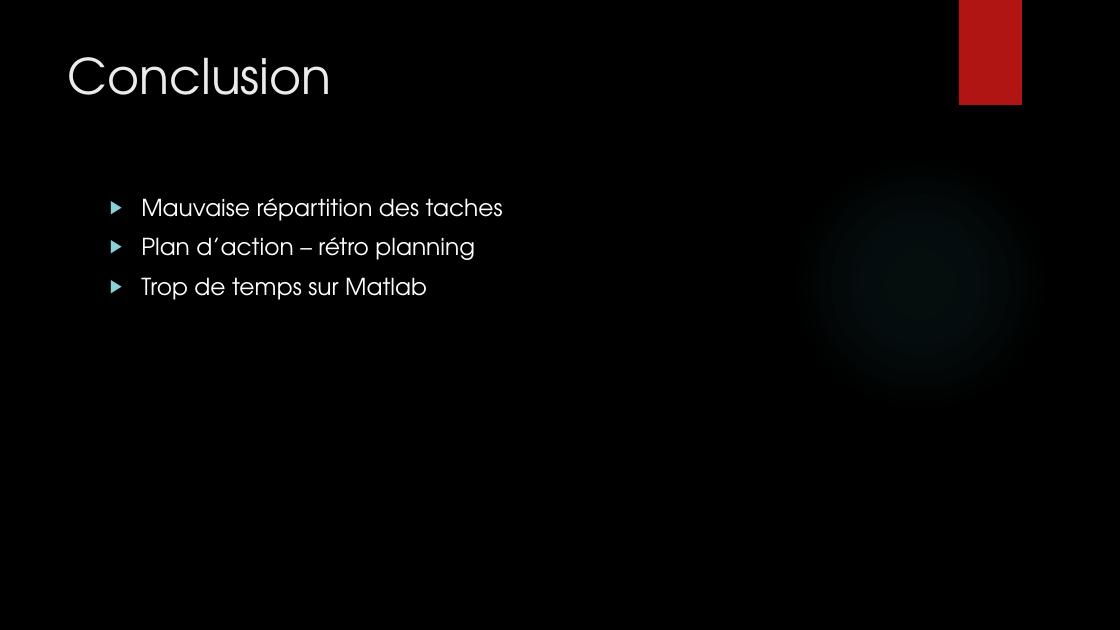
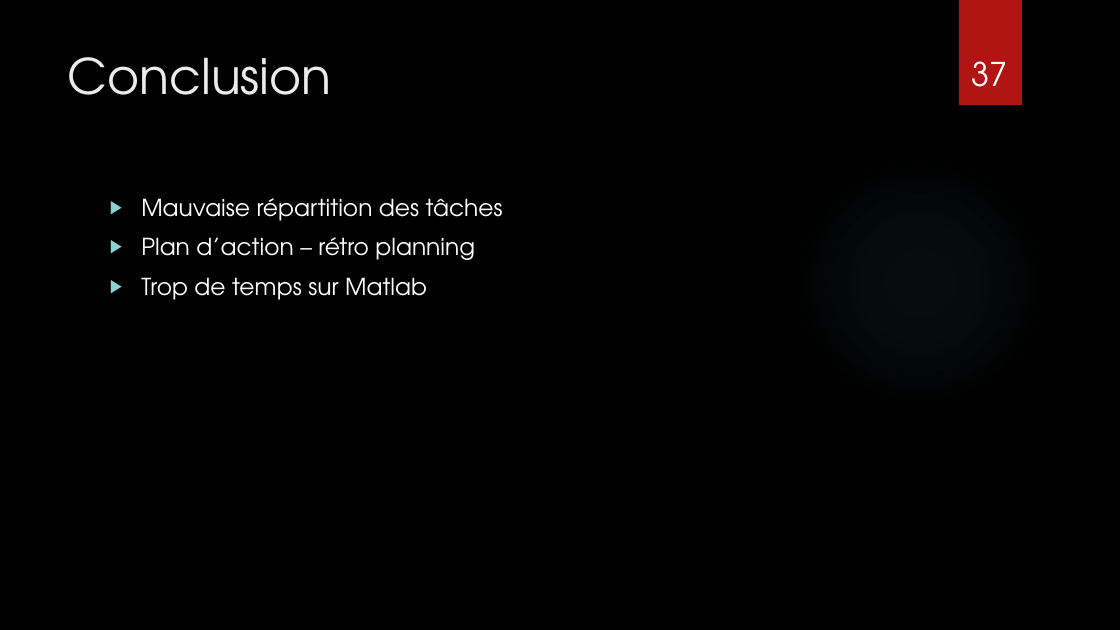
Before and after one commit to eponta/projet_th_S8, a slide deck: slide 37 of Présentation_final.pptx (slide 28 before the commit). Drawn at 1120x630 pixels with LibreOffice and Linux fonts; fonts in the diff are those of the drawing; background and template pictures are left out. Boxes give left, top, right and bottom in pixels: in the first picture for what was removed or moved away, otherwise in the second. Text is boxed around its words. In the diff, an @@ line names an element or a change of style, - is before the commit and + after.

```diff
--- a/Présentation_final.pptx
+++ b/Présentation_final.pptx
@@ page number added at (x1=971, y1=61, x2=1007, y2=87), 28 pt, text #FFFFFF @@
+37
@@ text at (x1=141, y1=198, x2=503, y2=221): text changed @@
-▶ Mauvaise répartition des taches
+▶ Mauvaise répartition des tâches
```
Also in this commit, not shown: 22 other slides changed, 15 slides added, 6 slides removed, 5 other files.
